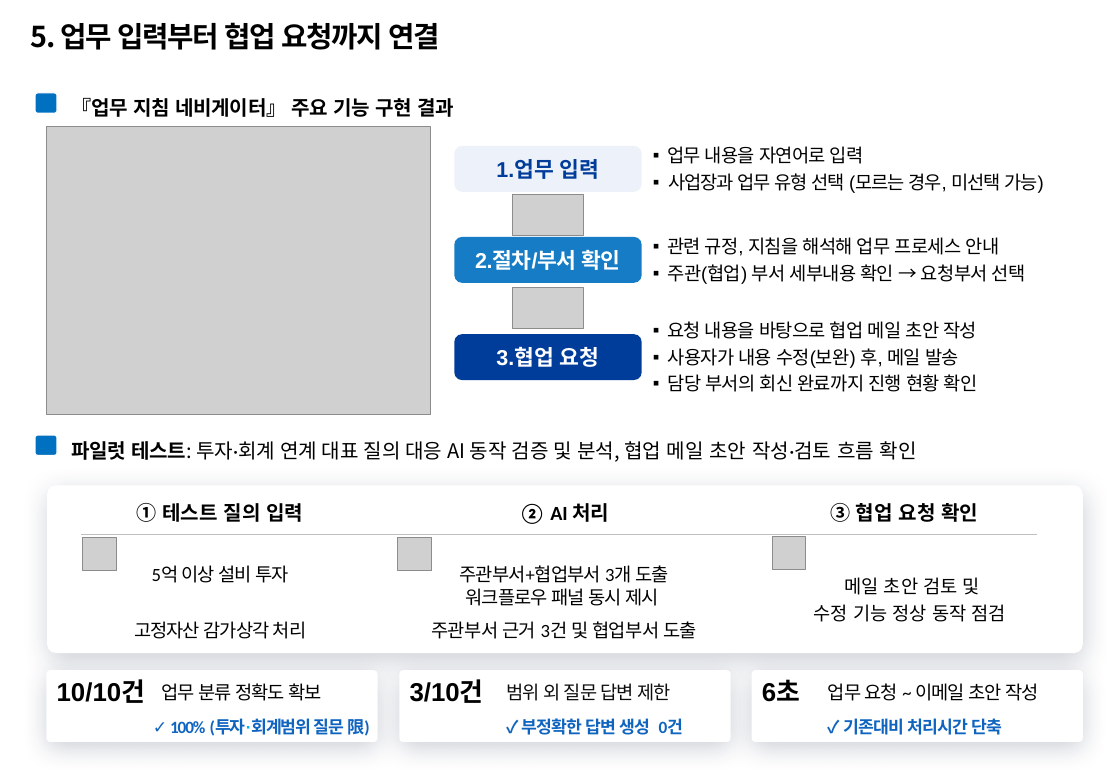
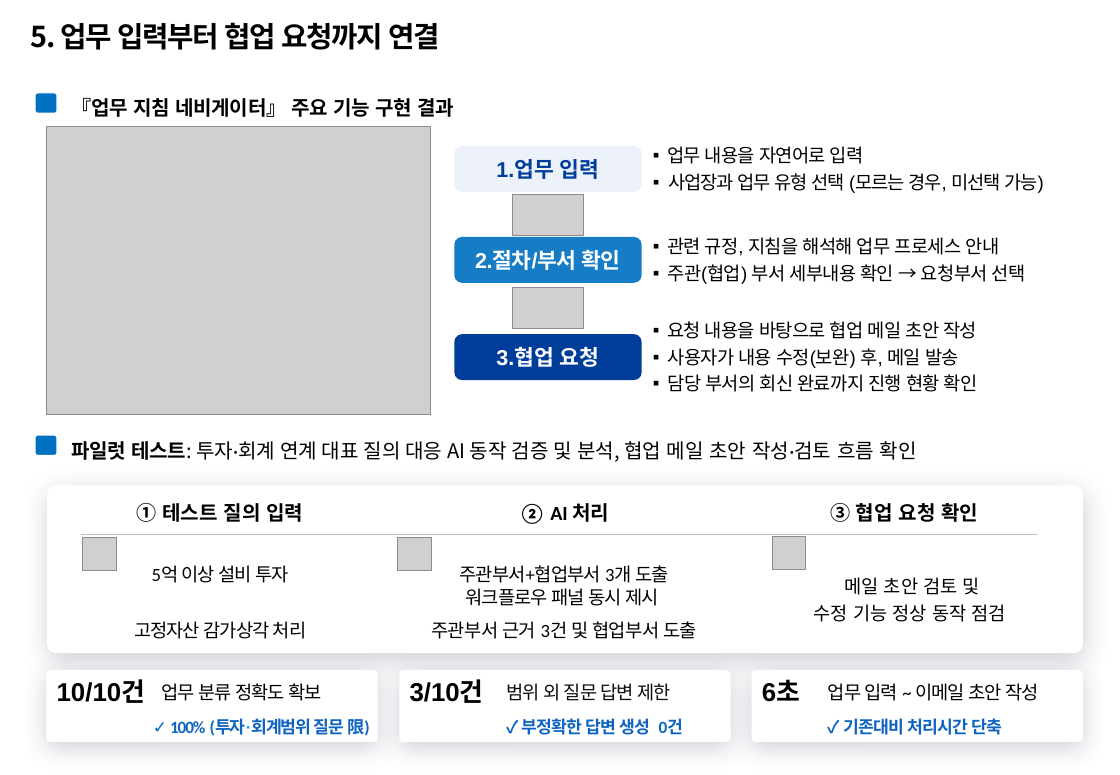
Before and after one commit to temmi81-hue/department-ragas, a slide deck: slide 6 of presentation/submission/26년 포스코퓨처엠 AI활용전문가 과정_사무계_송다혜.pptx. Drawn at 1120x775 pixels with LibreOffice and Linux fonts; fonts in the diff are those of the drawing; grey boxes stand for pictures; background and template pictures are left out. Boxes give left, top, right and bottom in pixels: in the first picture for what was removed or moved away, otherwise in the second. Text is boxed around its words. In the diff, an @@ line names an element or a change of style, - is before the commit and + after.

```diff
--- a/presentation/submission/26년 포스코퓨처엠 AI활용전문가 과정_사무계_송다혜.pptx
+++ b/presentation/submission/26년 포스코퓨처엠 AI활용전문가 과정_사무계_송다혜.pptx
@@ text at <box>828,683,1038,701</box>: text changed @@
-업무 요청 ~ 이메일 초안 작성
+업무 입력 ~ 이메일 초안 작성
```
